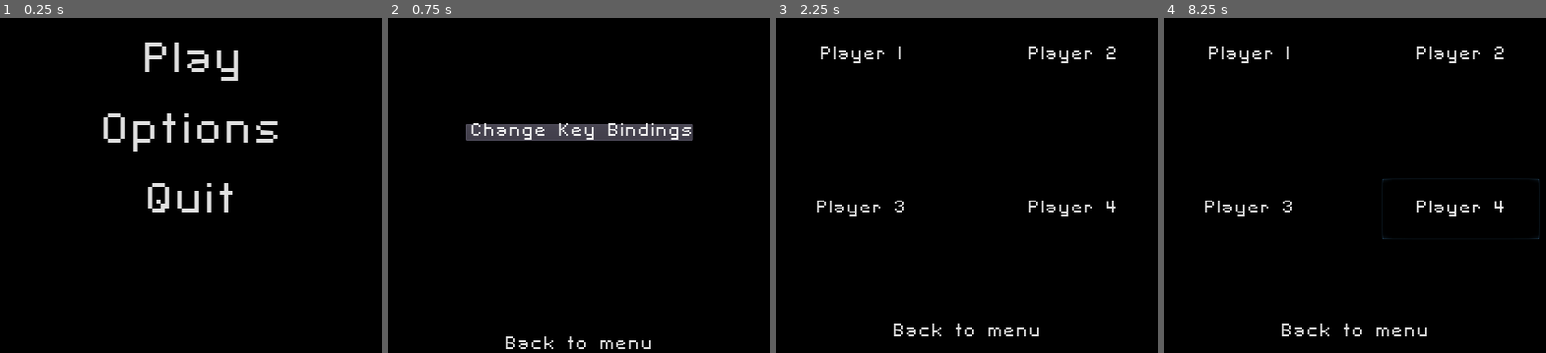
Above: before the commit, frames 1-4 (left to right).
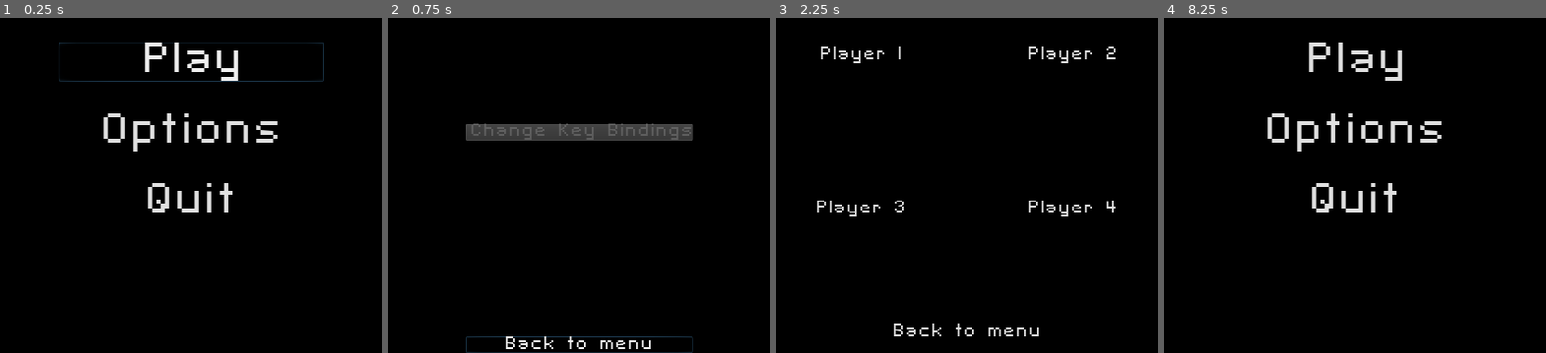
Above: after the commit, the same moments.

Repository: AlixBarreaux/space-invaders-clone
Game: Godot game, scene res://Levels/MainMenu.tscn
Two runs of this game, one before a commit and one after it. Both use one fixed random seed, a clock stepped at 60 frames per second and the inputs below. This scene is started directly instead of the project's main scene.
Inputs:
- Up to frame 1 (0.25 s): no input
- Up to frame 2 (0.75 s): click "Options" at 0.5 s
- Up to frame 3 (2.25 s): click "Back to menu" at 1.25 s; click "Play" at 2 s
- Up to frame 4 (8.25 s): click "Back to menu" at 2.75 s; click "Play" at 3.5 s; click "Player 1" at 4.25 s; click "Player 2" at 5 s; click "Player 3" at 5.75 s; click "Player 4" at 6.5 s; tap Enter at 7.25 s; hold Right (move_right_keyboard_arrow) 7.28-8.03 s; hold Ctrl (shoot_keyboard_arrow) 7.28-8.03 s; tap Space (shoot_keyboard_wasd) at 8, 8.1 s; hold Down (move_down_keyboard_arrow) from 8.03 s (still down)

The runs differ from the first frame. In frame 1, 0.4% of the frame differs, in the area x 15-85%, y 7-20%; in frame 2, 1.1%; in frame 3, nothing differs; in frame 4, 4.4%, in the area x 10-99%, y 7-96%.
Error in both runs: Attempt to call function 'get_child' in base 'null instance' on a null instance. (res://Levels/MainMenu.gd:89)

Commit message:
quick and dirty fix for gui buttons focus

Diff:
--- a/Levels/MainMenu.gd
+++ b/Levels/MainMenu.gd
@@ -42,10 +42,10 @@
 func _ready() -> void:
 	disable_node(lobby_container)
 	disable_node(options_menu)
-	pass
-
-
-func _physics_process(delta) -> void:
+	play_main_menu_button.grab_focus()
+
+
+func _physics_process(_delta: float) -> void:
 	if are_guests_inputs_enabled:
 		get_guests_inputs()
 
@@ -173,21 +173,21 @@
 		check_if_all_players_ready()
 
 
-func create_player(id : int) -> void:
+func create_player(id: int) -> void:
 	id -= 1
 	GameConfig.player_list[GameConfig.player_list.keys()[id]]["is_created"] = true
 	print("Player ", id + 1, " created!")
 	check_if_all_players_ready()
 
 
-func remove_player(id : int) -> void:
+func remove_player(id: int) -> void:
 	id -= 1
 	GameConfig.player_list[GameConfig.player_list.keys()[id]]["is_created"] = false
 	GameConfig.player_list[GameConfig.player_list.keys()[id]]["is_ready"] = false
 	print("Player ", id + 1, " removed!")
 
 
-func toggle_player_ready_state(id : int) -> void:
+func toggle_player_ready_state(id: int) -> void:
 	id -= 1
 	if not GameConfig.player_list[GameConfig.player_list.keys()[id]]["is_ready"]:
 		print("Player ", id + 1, " State: Ready!")
@@ -208,6 +208,7 @@
 	print("Removing all playets: Player 1 and all guests will be deleted...")
 	remove_player(0)
 	remove_all_guest_players()
+
 
 # Main Menu Buttons signals
 func _on_MainMenuPlay_pressed() -> void:
@@ -224,6 +225,8 @@
 	disable_node(main_menu_buttons)
 	main_menu_buttons.hide()
 	enable_node(options_menu)
+	$OptionsMenu/Change_Key_Bindings.disabled = true
+	options_menu_back_to_menu.grab_focus()
 	options_menu.show()
 
 
@@ -256,6 +259,7 @@
 	options_menu.hide()
 	main_menu_buttons.show()
 	enable_node(main_menu_buttons)
+	$MainMenuButtons/MainMenuPlay.grab_focus()
 #func _input(event):
 ##	main_menu_button_list[0].grab_focus()
 #
--- a/Levels/MainMenu.tscn
+++ b/Levels/MainMenu.tscn
@@ -40,6 +40,8 @@
 margin_top = 107.0
 margin_right = 431.0
 margin_bottom = 171.0
+focus_neighbour_top = NodePath("../Quit")
+focus_neighbour_bottom = NodePath("../Options")
 custom_fonts/font = ExtResource( 4 )
 text = "Play"
 __meta__ = {
@@ -50,6 +52,8 @@
 margin_top = 221.0
 margin_right = 431.0
 margin_bottom = 285.0
+focus_neighbour_top = NodePath("../MainMenuPlay")
+focus_neighbour_bottom = NodePath("../Quit")
 custom_fonts/font = ExtResource( 4 )
 text = "Options"
 __meta__ = {
@@ -60,6 +64,8 @@
 margin_top = 335.0
 margin_right = 431.0
 margin_bottom = 399.0
+focus_neighbour_top = NodePath("../Options")
+focus_neighbour_bottom = NodePath("../MainMenuPlay")
 custom_fonts/font = ExtResource( 4 )
 text = "Quit"
 __meta__ = {
@@ -204,6 +210,9 @@
 margin_top = -13.5
 margin_right = 184.5
 margin_bottom = 13.5
+focus_neighbour_top = NodePath("../OptionsBackToMenu")
+focus_neighbour_bottom = NodePath("../OptionsBackToMenu")
+disabled = true
 text = "Change Key Bindings"
 __meta__ = {
 "_edit_use_anchors_": false
@@ -217,6 +226,8 @@
 margin_left = -184.5
 margin_top = -27.0
 margin_right = 184.5
+focus_neighbour_top = NodePath("../Change_Key_Bindings")
+focus_neighbour_bottom = NodePath("../Change_Key_Bindings")
 text = "Back to menu"
 __meta__ = {
 "_edit_use_anchors_": false
--- a/project.godot
+++ b/project.godot
@@ -101,7 +101,9 @@
 
 ui_accept={
 "deadzone": 0.5,
-"events": [  ]
+"events": [ Object(InputEventKey,"resource_local_to_scene":false,"resource_name":"","device":0,"alt":false,"shift":false,"control":false,"meta":false,"command":false,"pressed":false,"scancode":16777221,"unicode":0,"echo":false,"script":null)
+, Object(InputEventKey,"resource_local_to_scene":false,"resource_name":"","device":0,"alt":false,"shift":false,"control":false,"meta":false,"command":false,"pressed":false,"scancode":32,"unicode":0,"echo":false,"script":null)
+ ]
 }
 ui_select={
 "deadzone": 0.5,
@@ -109,7 +111,8 @@
 }
 ui_cancel={
 "deadzone": 0.5,
-"events": [  ]
+"events": [ Object(InputEventKey,"resource_local_to_scene":false,"resource_name":"","device":0,"alt":false,"shift":false,"control":false,"meta":false,"command":false,"pressed":false,"scancode":16777217,"unicode":0,"echo":false,"script":null)
+ ]
 }
 ui_focus_next={
 "deadzone": 0.5,
@@ -121,27 +124,33 @@
 }
 ui_left={
 "deadzone": 0.5,
-"events": [  ]
+"events": [ Object(InputEventKey,"resource_local_to_scene":false,"resource_name":"","device":0,"alt":false,"shift":false,"control":false,"meta":false,"command":false,"pressed":false,"scancode":16777231,"unicode":0,"echo":false,"script":null)
+ ]
 }
 ui_right={
 "deadzone": 0.5,
-"events": [  ]
+"events": [ Object(InputEventKey,"resource_local_to_scene":false,"resource_name":"","device":0,"alt":false,"shift":false,"control":false,"meta":false,"command":false,"pressed":false,"scancode":16777233,"unicode":0,"echo":false,"script":null)
+ ]
 }
 ui_up={
 "deadzone": 0.5,
-"events": [  ]
+"events": [ Object(InputEventKey,"resource_local_to_scene":false,"resource_name":"","device":0,"alt":false,"shift":false,"control":false,"meta":false,"command":false,"pressed":false,"scancode":16777232,"unicode":0,"echo":false,"script":null)
+ ]
 }
 ui_down={
 "deadzone": 0.5,
-"events": [  ]
+"events": [ Object(InputEventKey,"resource_local_to_scene":false,"resource_name":"","device":0,"alt":false,"shift":false,"control":false,"meta":false,"command":false,"pressed":false,"scancode":16777234,"unicode":0,"echo":false,"script":null)
+ ]
 }
 ui_page_up={
 "deadzone": 0.5,
-"events": [  ]
+"events": [ Object(InputEventKey,"resource_local_to_scene":false,"resource_name":"","device":0,"alt":false,"shift":false,"control":false,"meta":false,"command":false,"pressed":false,"scancode":16777235,"unicode":0,"echo":false,"script":null)
+ ]
 }
 ui_page_down={
 "deadzone": 0.5,
-"events": [  ]
+"events": [ Object(InputEventKey,"resource_local_to_scene":false,"resource_name":"","device":0,"alt":false,"shift":false,"control":false,"meta":false,"command":false,"pressed":false,"scancode":16777236,"unicode":0,"echo":false,"script":null)
+ ]
 }
 ui_home={
 "deadzone": 0.5,
